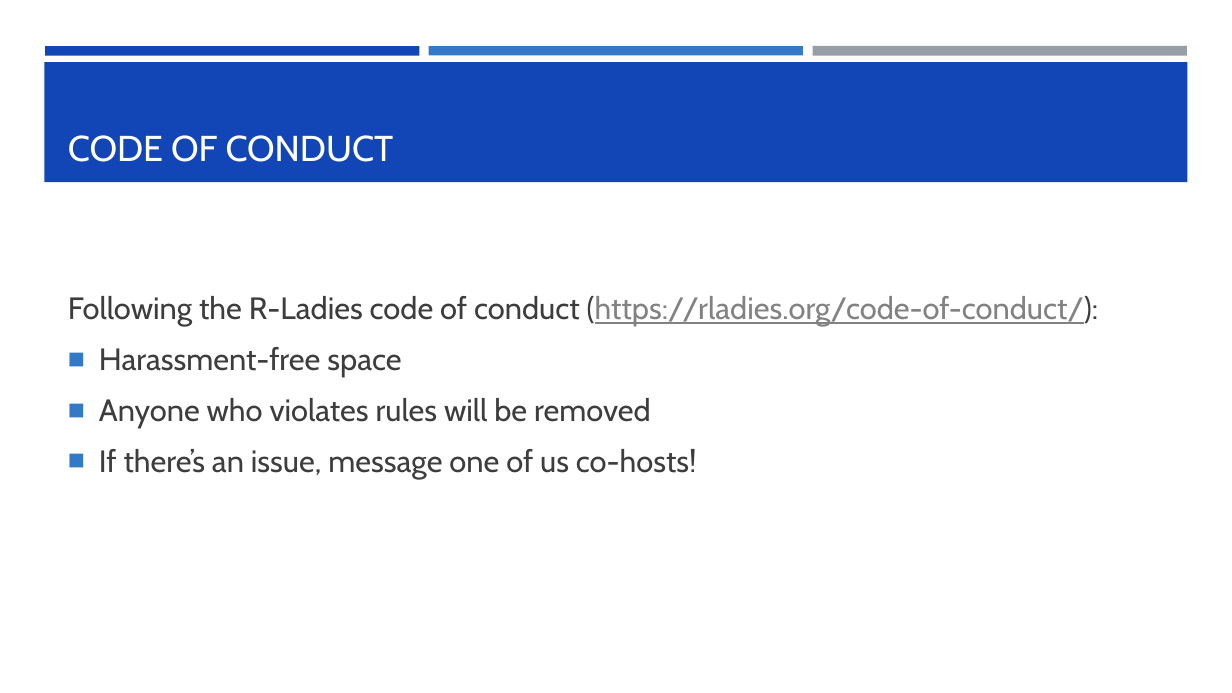
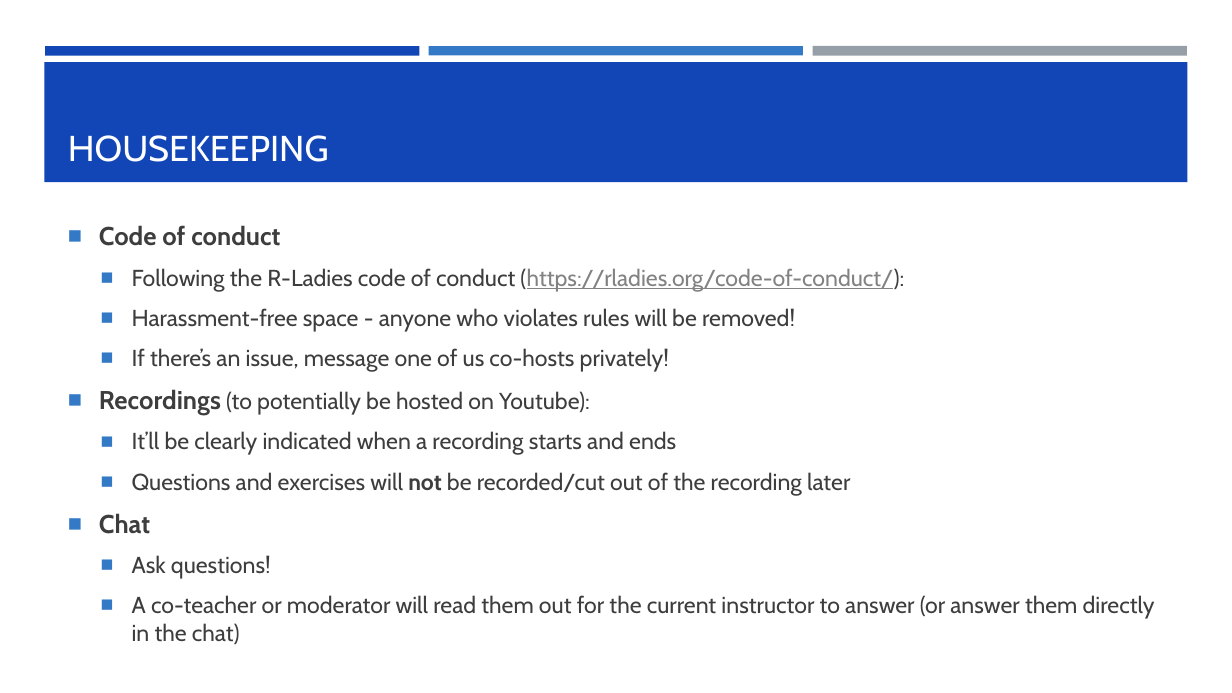
Before and after one commit to DGfS-PhD-2021/tidyverse-materials, a slide deck: slide 4 of DGFS PhD forum welcome.pptx (slide 5 before the commit). Drawn at 1232x693 pixels with LibreOffice and Linux fonts; fonts in the diff are those of the drawing. Boxes give left, top, right and bottom in pixels: in the first picture for what was removed or moved away, otherwise in the second. Text is boxed around its words. In the diff, an @@ line names an element or a change of style, - is before the commit and + after.

Commit message:
update slides

```diff
--- a/DGFS PhD forum welcome.pptx
+++ b/DGFS PhD forum welcome.pptx
@@ title at (68, 135, 329, 162): text changed @@
-CODE OF CONDUCT
+HOUSEKEEPING
@@ text at (99, 225, 280, 246): paragraph added @@
+■ Code of conduct
@@ text at (132, 268, 904, 292): size 24 to 18 pt in "Following the R-Ladies code of conduct (https://rladies.org/ ..."; bullet none to ■; list level 1 to 2 in "Following the R-Ladies code of ..." @@
@@ text at (99, 308, 1155, 644): text changed; size 24 to 18 pt @@
-■ Harassment-free space
-■ Anyone who violates rules will be removed
-■ If there’s an issue, message one of us co-hosts!
+  ■ Harassment-free space - anyone who violates rules will be removed!
+  ■ If there’s an issue, message one of us co-hosts privately!
+■ Recordings (to potentially be hosted on Youtube):
+  ■ It’ll be clearly indicated when a recording starts and ends
+  ■ Questions and exercises will not be recorded/cut out of the recording later
+■ Chat
+  ■ Ask questions!
+  ■ A co-teacher or moderator will read them out for the current instructor to answer (or answer them directly in the chat)
```
Also in this commit, not shown: 3 other slides changed, 2 slides added, 2 slides removed, 1 other file.
